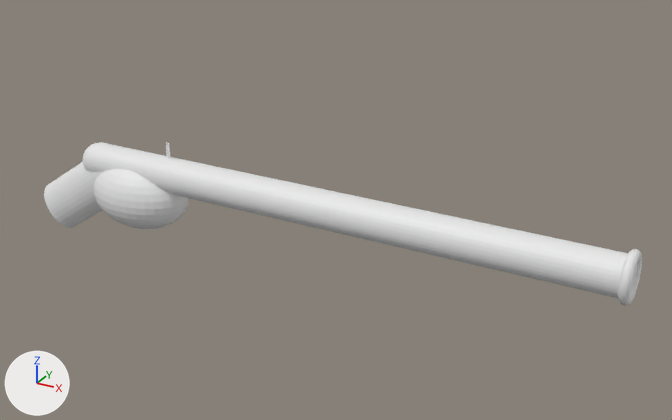
Two versions of the Blender file Assets/prefabs/Game Models/Rifle.blend, one commit apart.
One viewpoint serves both versions: a 50 mm camera at (2.1, -3.74, 1.88) aimed at (-0.04, 0.15, -0.07). The axes (+X, +Y, +Z) are drawn at lower left. The lights are the same throughout.

The older version as bpy lines, for what is in view:
```python
me_cube_001 = bpy.data.meshes.new('Cube.001')
me_cube_001.from_pydata(...)  # 8 vertices, 6 faces; spans x -1.0..1.0, y -1.0..1.0, z -1.0..1.0
me_cylinder = bpy.data.meshes.new('Cylinder')
me_cylinder.from_pydata(...)  # a 32-sided cylinder along z spanning x -1.0..1.0, y -1.0..1.0, z -1.0..1.0
me_cylinder_001 = bpy.data.meshes.new('Cylinder.001')
me_cylinder_001.from_pydata(...)  # a 32-sided cylinder along z spanning x -1.0..1.0, y -1.0..1.0, z -1.0..1.0
me_sphere = bpy.data.meshes.new('Sphere')
me_sphere.from_pydata(...)  # a UV sphere (32 segments, 16 rings, poles along z) spanning x -1.0..1.0, y -1.0..1.0, z -1.0..1.0
me_torus = bpy.data.meshes.new('Torus')
me_torus.from_pydata(...)  # a torus around z (ring radius 1.0, tube radius 0.25) spanning x -1.25..1.25, y -1.25..1.25, z -0.25..0.25
ob_cube = bpy.data.objects.new('Cube', me_cube_001)
ob_cube.location = (-1.0, 0.0, 0.09)
ob_cube.scale = (0.01, 0.01, 0.1)
ob_cylinder = bpy.data.objects.new('Cylinder', me_cylinder)
ob_cylinder.location = (0.0, 0.0, 0.0)
ob_cylinder.rotation_euler = (0.0, 1.571, 0.0)  # degrees (0, 90, 0)
ob_cylinder.scale = (0.1, 0.1, 1.5)
ob_cylinder_001 = bpy.data.objects.new('Cylinder.001', me_cylinder_001)
ob_cylinder_001.location = (-1.604, 0.0, -0.193)
ob_cylinder_001.rotation_euler = (0.0, 0.986, 0.0)  # degrees (0, 56, 0)
ob_cylinder_001.scale = (0.15, 0.1, 0.3)
ob_sphere = bpy.data.objects.new('Sphere', me_sphere)
ob_sphere.location = (-1.221, 0.0, -0.15)
ob_sphere.scale = (0.3, 0.2, 0.2)
ob_torus = bpy.data.objects.new('Torus', me_torus)
ob_torus.location = (1.49, 0.0, 0.0)
ob_torus.rotation_euler = (0.0, 1.571, 0.0)  # degrees (0, 90, 0)
ob_torus.scale = (0.1, 0.1, 0.1)
```
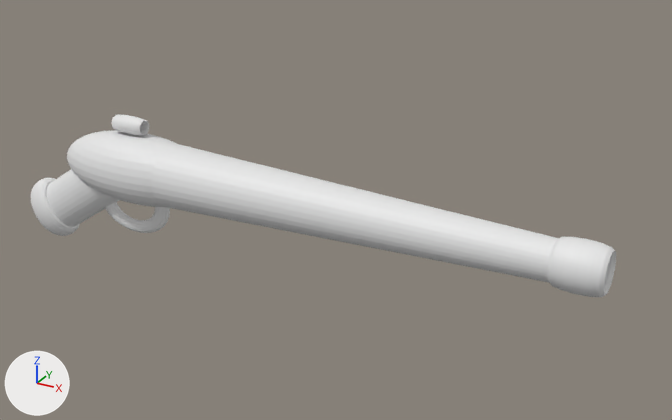
Where the change shows, as pixel boxes (x1, y1, x2, y2) in the pictures (672 x 420 px; the box of a moved part takes in the faces that stretch with it):
'Cylinder', reshaped, moved, rescaled (26% narrower, 10% shorter): before (88, 143, 637, 298); after (152, 144, 558, 283)
'Sphere', moved, rescaled: before (94, 169, 188, 229); after (67, 130, 177, 207)
'Torus.001', added: after (547, 237, 616, 297)
'Torus', moved, rescaled (56% wider, 62% shorter): before (618, 249, 642, 306); after (111, 115, 149, 136)
'Torus.002', added: after (31, 178, 80, 236)
'Torus.003', added: after (105, 202, 170, 233)
'Cube', deleted: before (166, 142, 171, 159)
part 1 of me_cylinder, moved or reshaped: before (88, 143, 628, 298); after (152, 144, 558, 283)

The change, as a diff of the scene's bpy script:
```diff
--- a/Assets/prefabs/Game Models/Rifle.blend.py
+++ b/Assets/prefabs/Game Models/Rifle.blend.py
@@ me_cylinder @@
 me_cylinder.from_pydata(...)  # 64 vertices, 34 faces; spans x -1.0..1.0, y -1.0..1.0, z -1.0..1.0
 # used by ob_cylinder; location = (0.0, 0.0, 0.0); rotation_euler = (0.0, 1.571, 0.0), in degrees (0, 90, 0); scale = (0.1, 0.1, 1.5)
+# me_cylinder part 1: all 32 vertices in x -1.0..1.0, y -1.0..1.0, z -1.0 are scaled about their middle by (1.77, 1.77, 1), then moved by (0.0, 0.0, -0.19)
@@ ob_cylinder @@
 ob_cylinder = bpy.data.objects.new('Cylinder', me_cylinder)
-ob_cylinder.location = (0.0, 0.0, 0.0)
+ob_cylinder.location = (0.206, 0.0, 0.0)
 ob_cylinder.rotation_euler = (0.0, 1.571, 0.0)  # degrees (0, 90, 0)
-ob_cylinder.scale = (0.1, 0.1, 1.5)
+ob_cylinder.scale = (0.1, 0.1, 1.0)
@@ ob_torus @@
 ob_torus = bpy.data.objects.new('Torus', me_torus)
-ob_torus.location = (1.49, 0.0, 0.0)
+ob_torus.location = (-1.25, 0.0, 0.25)
 ob_torus.rotation_euler = (0.0, 1.571, 0.0)  # degrees (0, 90, 0)
-ob_torus.scale = (0.1, 0.1, 0.1)
+ob_torus.scale = (0.04, 0.04, 0.4)
@@ ob_cube @@
-ob_cube = bpy.data.objects.new('Cube', me_cube_001)
-ob_cube.location = (-1.0, 0.0, 0.09)
-ob_cube.scale = (0.01, 0.01, 0.1)
@@ ob_sphere @@
 ob_sphere = bpy.data.objects.new('Sphere', me_sphere)
-ob_sphere.location = (-1.221, 0.0, -0.15)
-ob_sphere.scale = (0.3, 0.2, 0.2)
+ob_sphere.location = (-1.221, 0.0, 0.0)
+ob_sphere.scale = (0.5, 0.2, 0.2)
@@ ob_torus_003 @@
+ob_torus_003 = bpy.data.objects.new('Torus.003', me_torus.copy())  # the mesh of ob_torus
+ob_torus_003.location = (-1.274, 0.0, -0.215)
+ob_torus_003.rotation_euler = (1.571, 0.0, 0.0)  # degrees (90, 0, 0)
+ob_torus_003.scale = (0.2, 0.15, 0.1)
@@ ob_torus_002 @@
+ob_torus_002 = bpy.data.objects.new('Torus.002', me_torus.copy())  # the mesh of ob_torus
+ob_torus_002.location = (-1.902, 0.0, -0.378)
+ob_torus_002.rotation_euler = (0.0, 0.986, 0.0)  # degrees (0, 56, 0)
+ob_torus_002.scale = (0.15, 0.1, 0.3)
@@ ob_torus_001 @@
+ob_torus_001 = bpy.data.objects.new('Torus.001', me_torus.copy())  # the mesh of ob_torus
+ob_torus_001.location = (1.279, 0.0, 0.0)
+ob_torus_001.rotation_euler = (0.0, 1.571, 0.0)  # degrees (0, 90, 0)
+ob_torus_001.scale = (0.1, 0.1, 0.5)
```
